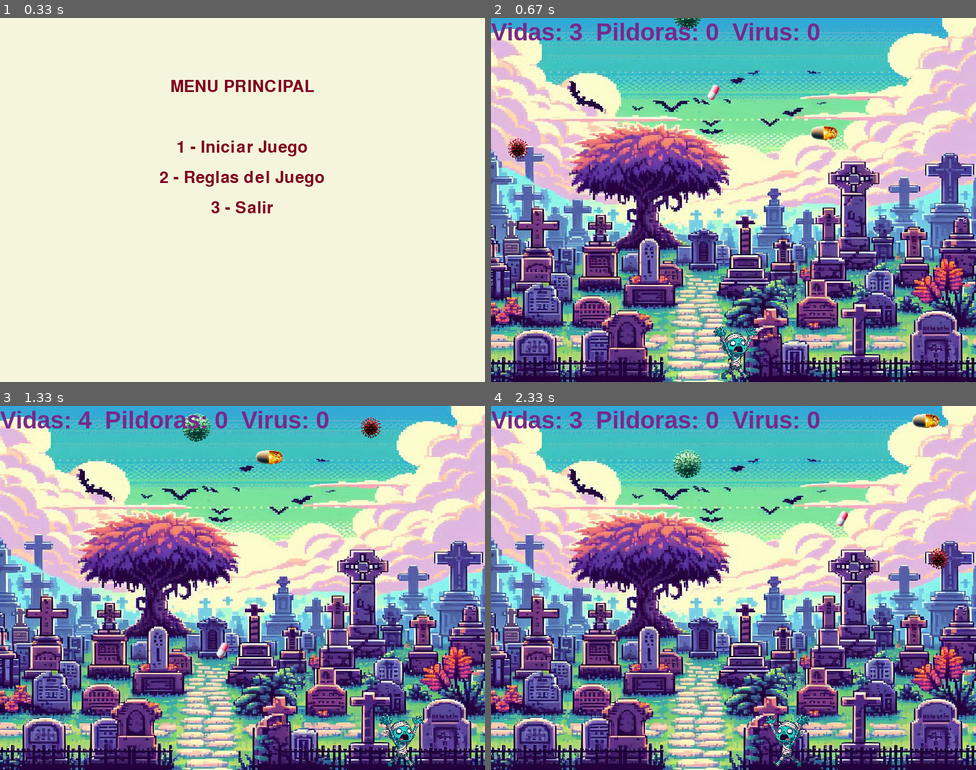
Above: before the commit, frames 1-4 (two rows, left to right).
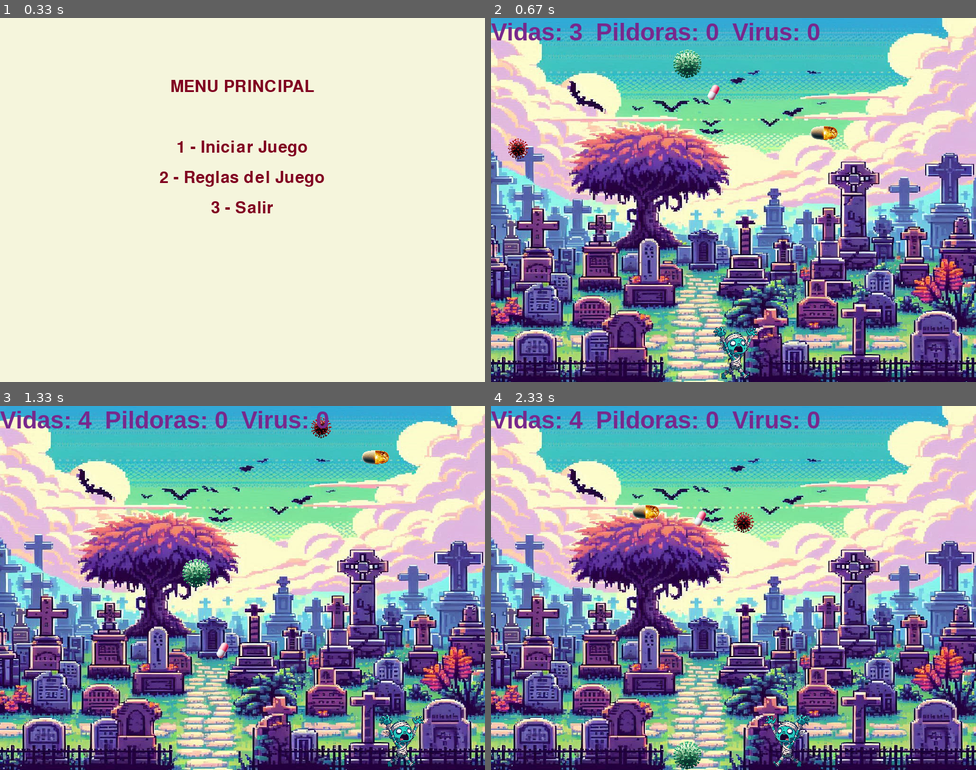
Above: after the commit, the same moments.

Repository: VictoriaCema/Pygame_2doParcial
Game: pygame game, started from main_juego.py
Same seed, same stepped clock (60 frames per second), same inputs: the game is played once before the commit and once after it.
Inputs:
- Up to frame 1 (0.33 s): no input
- Up to frame 2 (0.67 s): tap 1 at 0.33 s
- Up to frame 3 (1.33 s): hold Right 0.67-1.13 s; hold Right from 1.17 s (still down)
- Up to frame 4 (2.33 s): release Right at 1.63 s; hold Left 1.67-2.2 s; hold Left from 2.23 s (still down)

Frame 1 is identical in both runs. In frame 2, 0.4% of the frame differs, in the area x 37-44%, y 0-17%; in frame 3, 1.2%; in frame 4, 1.5%, in the area x 16-95%, y 1-100%.

Commit message:
Optimice las funciones de actualizar objetos y la de colliciones

Diff:
--- a/main_juego.py
+++ b/main_juego.py
@@ -1,7 +1,7 @@
 import pygame
 from modules.variables import *
 from modules.funciones import *
-
+from modules.tester import *
 # Inicializar Pygame
 pygame.init()
 
@@ -17,7 +17,7 @@
 pygame.display.set_icon(icono)
 
 # Bucle inicial, muestra el menu principal con las reglas del juego
-ejecutando = 1
+
 while ejecutando == 1:
     opcion = mostrar_menu(ventana, medidas_ventana, beige_clarito)
 
@@ -25,10 +25,8 @@
 
         # Reiniciar estado del jugador y posiciones por si se elije jugar otra partida
         estado_jugador, x_pildora, y_pildora, x_virus, y_virus, x_somvicks, y_somvicks, x_virus_mortal, y_virus_mortal, x_pildora_salvadora, y_pildora_salvadora = inicializar_estado_juego()
-        resultado = None
-        direccion = "derecha"
 
-        jugando = 1 # Bucle del juego propiamente dicho
+        # Bucle del juego propiamente dicho
         while jugando == 1:
 
             for event in pygame.event.get():
@@ -40,10 +38,15 @@
             teclas = pygame.key.get_pressed()
             x_somvicks, direccion = mover_personaje(teclas, x_somvicks, direccion)
 
-            # Hacer que la pildora, el virus comun, el virus mortal y la pildora salvadora caigan
-            x_pildora, y_pildora = actualizar_pildora(x_pildora, y_pildora)
-            x_virus, y_virus = actualizar_virus(x_virus, y_virus)
-            x_virus_mortal, y_virus_mortal = actualizar_virus_mortal(x_virus_mortal, y_virus_mortal)
+            # Hacer que los objetos caigan
+            x_pildora, y_pildora = actualizar_objeto("pildora", x_pildora, y_pildora, velocidad_pildora, ancho_pildora, alto_pildora)
+
+            velocidad_virus = aumentar_velocidad_virus(velocidad_virus)
+
+            x_virus, y_virus = actualizar_objeto("virus", x_virus, y_virus, velocidad_virus, ancho_virus, alto_virus)
+
+            x_virus_mortal, y_virus_mortal = actualizar_objeto("virus_mortal",x_virus_mortal, y_virus_mortal, velocidad_virus_mortal, ancho_virus, alto_virus)
+
             x_pildora_salvadora, y_pildora_salvadora = actualizar_pildora_salvadora(x_pildora_salvadora, y_pildora_salvadora, probabilidad_pildora_salvadora)
 
             # Rectangulos de cada objeto colisionable
@@ -54,16 +57,16 @@
             rect_pildora_salvadora = pygame.Rect(x_pildora_salvadora, y_pildora_salvadora, ancho_pildora_salvadora, alto_pildora_salvadora)
 
             # Colisión con píldora
-            x_pildora, y_pildora, ganado = detectar_colision_pildora(rect_somvicks, rect_pildora, estado_jugador, medidas_ventana, sonido_pildora)
+            x_pildora, y_pildora, ganado = detectar_colision("pildora",rect_somvicks, rect_pildora, estado_jugador, medidas_ventana)
 
             # Colisión con virus
-            x_virus, y_virus, colision = detectar_colision_virus(rect_somvicks, rect_virus, estado_jugador, medidas_ventana, sonido_virus)
+            x_virus, y_virus, colision = detectar_colision("virus", rect_somvicks, rect_virus, estado_jugador, medidas_ventana)
 
             # Colisión con virus mortal
-            x_virus_mortal, y_virus_mortal, colision = detectar_colision_virus_mortal(rect_somvicks, rect_virus_mortal, estado_jugador, medidas_ventana, sonido_virus)
+            x_virus_mortal, y_virus_mortal, colision = detectar_colision("virus_mortal", rect_somvicks, rect_virus_mortal, estado_jugador, medidas_ventana )
 
             # Colision con pildora salvadora
-            x_pildora_salvadora, y_pildora_salvadora, ganado1 = detectar_colision_pildora_salvadora(rect_somvicks, rect_pildora_salvadora, estado_jugador, medidas_ventana, sonido_pildora)
+            x_pildora_salvadora, y_pildora_salvadora, ganado1 = detectar_colision("pildora_salvadora", rect_somvicks, rect_pildora_salvadora, estado_jugador, medidas_ventana)
 
             #actualizar_estado_jugador(estado_jugador)
             resultado, jugando = chequear_ganar_perder(estado_jugador)
--- a/modules/funciones.py
+++ b/modules/funciones.py
@@ -6,70 +6,6 @@
     pygame.mixer.music.load(musica) # Esta funcion carga la musica
     pygame.mixer.music.set_volume(volumen)  # Ajusta el volumen (0.0 a 1.0)
     pygame.mixer.music.play(-1)  # Esto repite la música indefinidamente
-
-def detectar_colision_pildora(rect_personaje, rect_pildora, estado_jugador, medidas_ventana, sonido_pildora):
-    """Maneja la colisión entre Somvicks y la píldora."""
-    if rect_personaje.colliderect(rect_pildora):
-        sonido_pildora.play()
-        estado_jugador["pildoras"] += 1
-        print(f"¡Pildoras recogidas: {estado_jugador['pildoras']}!")
-
-        if estado_jugador["pildoras"] >9:
-            global velocidad_virus
-            velocidad_virus +=2
-        # Reiniciar la posición de la píldora
-        x_pildora = random.randint(0, medidas_ventana[0] - rect_pildora.width)
-        y_pildora = -rect_pildora.height
-        return x_pildora, y_pildora, True
-
-    return rect_pildora.x, rect_pildora.y, False
-
-def detectar_colision_virus(rect_personaje, rect_virus, estado_jugador, medidas_ventana, sonido_virus):
-    """Maneja la colisión entre Somvicks y el virus."""
-    if rect_personaje.colliderect(rect_virus):
-        sonido_virus.play()
-        estado_jugador["virus"] += 1
-        print(f"¡Virus tocados: {estado_jugador['virus']}!")
-
-        # Reiniciar la posición del virus
-        x_virus = random.randint(0, medidas_ventana[0] - rect_virus.width)
-        y_virus = -rect_virus.height
-        return x_virus, y_virus, True
-    return rect_virus.x, rect_virus.y, False
-
-def detectar_colision_virus_mortal(rect_personaje, rect_virual_mortal, estado_jugador, medidas_ventana, sonido_virus):
-    """Maneja la colisión entre Somvicks y el virus."""
-    if rect_personaje.colliderect(rect_virual_mortal):
-        sonido_virus.play()
-        estado_jugador["vidas"] -= 1
-        print(f"¡Virus mortal tocado, perdiste una vida, vidas restantes: {estado_jugador['vidas']}!")
-        # Reiniciar la posición del virus
-        x_virus_mortal = random.randint(0, medidas_ventana[0] - rect_virual_mortal.width)
-        y_virus_mortal = - rect_virual_mortal.height
-        return x_virus_mortal, y_virus_mortal, True
-    return rect_virual_mortal.x, rect_virual_mortal.y, False
-
-def detectar_colision_pildora_salvadora(rect_personaje, rect_pildora_salvadora, estado_jugador, medidas_ventana, sonido_pildora):
-    '''Muestra la colisión entre Somvicks y la pildora salvadora.'''
-    if rect_personaje.colliderect(rect_pildora_salvadora):
-        sonido_pildora.play()
-        estado_jugador["vidas"] += 1
-        #print(f"¡Pildora salvadora tocada, ganaste una vida, vidas acumuladas: {estado_jugador["vidas"]}!")
-        x_pildora_salvadora = random.randint(0, medidas_ventana[0] - rect_pildora_salvadora.width)
-        y_pildora_salvadora = - rect_pildora_salvadora.height
-        return x_pildora_salvadora, y_pildora_salvadora, True
-    return rect_pildora_salvadora.x, rect_pildora_salvadora.y, False
-
-def mostrar_pantalla_final(ventana, resultado, medidas_ventana, img_ganaste, img_gameover, sonido_ganar, sonido_perder):
-    """Muestra la pantalla final según el resultado del juego."""
-    ventana.fill((0, 0, 0))
-    if resultado == "ganaste":
-        sonido_ganar.play()
-        ventana.blit(img_ganaste, ((medidas_ventana[0] - 400) // 2, (medidas_ventana[1] - 300) // 2))
-    elif resultado == "perdiste":
-        sonido_perder.play()
-        ventana.blit(img_gameover, ((medidas_ventana[0] - 400) // 2, (medidas_ventana[1] - 300) // 2))
-    pygame.display.flip()
 
 def mostrar_menu(ventana, medidas_ventana, beige_clarito):
     """Muestra el menú principal y gestiona las opciones del usuario."""
@@ -147,12 +83,11 @@
 def inicializar_estado_juego():
     """Inicializa las variables del estado del juego y las posiciones."""
     global velocidad_virus #Declara que vamos a modificar la variable global
-    velocidad_virus = 1 #Reinicia la velocidad al valor inicial
+    velocidad_virus = 5 #Reinicia la velocidad al valor inicial
     estado_jugador = {"pildoras": 0, "virus": 0, "vidas": 3}
     x_pildora, y_pildora = random.randint(0, medidas_ventana[0] - ancho_pildora), -alto_pildora
     x_virus, y_virus = random.randint(0, medidas_ventana[0] - ancho_virus), -alto_virus
     x_somvicks, y_somvicks = (medidas_ventana[0] - ancho_somvicks) // 2, medidas_ventana[1] - alto_somvicks
-    #x_virus_mortal, y_virus_mortal = random.randint(0, medidas_ventana[0] - ancho_virus), - alto_virus
     x_virus_mortal, y_virus_mortal = random.randint(0, medidas_ventana[0] - ancho_virus), - alto_virus
     x_pildora_salvadora, y_pildora_salvadora = random.randint(0, medidas_ventana[0] - 35), - 35
     return estado_jugador, x_pildora, y_pildora, x_virus, y_virus, x_somvicks, y_somvicks, x_virus_mortal, y_virus_mortal, x_pildora_salvadora, y_pildora_salvadora
@@ -167,28 +102,18 @@
         direccion = "derecha"
     return x_somvicks, direccion
 
-def actualizar_pildora(x_pildora, y_pildora):
-    """Actualiza la posición de la píldora."""
-    y_pildora += velocidad_pildora
-    if y_pildora > medidas_ventana[1]:
-        x_pildora = random.randint(0, medidas_ventana[0] - ancho_pildora)
-        y_pildora = -alto_pildora
-    return x_pildora, y_pildora
-
-def actualizar_virus(x_virus, y_virus):
-    """Actualiza la posición del virus."""
-    y_virus += velocidad_virus
-    if y_virus > medidas_ventana[1]:
-        x_virus = random.randint(0, medidas_ventana[0] - ancho_virus)
-        y_virus = -alto_virus
-    return x_virus, y_virus
-
-def actualizar_virus_mortal(x_virus_mortal, y_virus_mortal):
-    y_virus_mortal += velocidad_virus_mortal
-    if y_virus_mortal > medidas_ventana[1]:
-        x_virus_mortal = random.randint(0, medidas_ventana[0] - ancho_virus)
-        y_virus_mortal = - alto_virus
-    return x_virus_mortal, y_virus_mortal
+def actualizar_objeto(objeto, x_objeto, y_objeto, velocidad_objeto, ancho_objeto, alto_objeto):
+    # Actualiza los objetos
+    y_objeto += velocidad_objeto
+    if y_objeto > medidas_ventana[1]:
+        x_objeto = random.randint(0, medidas_ventana[0] - ancho_objeto)
+        y_objeto = - alto_objeto
+        return x_objeto, y_objeto
+
+def aumentar_velocidad_virus(velocidad_virus):
+    if estado_jugador["pildoras"] > 9:
+        velocidad_virus = 15
+    return velocidad_virus
 
 def actualizar_pildora_salvadora(x_pildora_salvadora, y_pildora_salvadora, probabilidad_pildora_salvadora):
     y_pildora_salvadora += velocidad_pildora_salvadora
@@ -196,11 +121,64 @@
         if random.random() > probabilidad_pildora_salvadora:
             x_pildora_salvadora = random.randint(0, medidas_ventana[0] - ancho_pildora_salvadora)
             y_pildora_salvadora = - alto_pildora_salvadora
-            #contador_pildora_salvadora = 0 #Reinicia el contador
         else:
-            #contador_pildora_salvadora +=1
             x_pildora_salvadora, y_pildora_salvadora = -100, -100 #La mantiene fuera de la pantalla
     return x_pildora_salvadora, y_pildora_salvadora
+
+def detectar_colision(objeto, rect_personaje, rect_objeto, estado_jugador, medidas_ventana):
+    match objeto:
+        #Maneja la colisión entre Somvicks y la píldora.
+        case "pildora":
+            if rect_personaje.colliderect(rect_objeto):
+                sonido_pildora.play()
+                estado_jugador["pildoras"] += 1
+                print(f"¡Pildoras recogidas: {estado_jugador['pildoras']}!")
+                # Reiniciar la posición de la píldora
+                x_pildora = random.randint(0, medidas_ventana[0] - rect_objeto.width)
+                y_pildora = -rect_objeto.height
+                return x_pildora, y_pildora, True
+        case "virus":
+            '''Muestra la colisión entre Somvicks y el virus.'''
+            if rect_personaje.colliderect(rect_objeto):
+                sonido_virus.play()
+                estado_jugador["virus"] += 1
+                print(f"¡Virus tocados: {estado_jugador['virus']}!")
+                # Reiniciar la posición del virus
+                x_virus = random.randint(0, medidas_ventana[0] - rect_objeto.width)
+                y_virus = -rect_objeto.height
+                return x_virus, y_virus, True
+        case "virus_mortal":
+        #Maneja la colisión entre Somvicks y el virus."""
+            if rect_personaje.colliderect(rect_objeto):
+                sonido_virus.play()
+                estado_jugador["vidas"] -= 1
+                print(f"¡Virus mortal tocado, perdiste una vida, vidas restantes: {estado_jugador['vidas']}!")
+                # Reiniciar la posición del virus
+                x_virus_mortal = random.randint(0, medidas_ventana[0] - rect_objeto.width)
+                y_virus_mortal = - rect_objeto.height
+                return x_virus_mortal, y_virus_mortal, True
+        case "pildora_salvadora":
+        #Muestra la colisión entre Somvicks y la pildora salvadora.'''
+            if rect_personaje.colliderect(rect_objeto):
+                sonido_pildora.play()
+                estado_jugador["vidas"] += 1
+                print(f"¡Pildora salvadora tocada, ganaste una vida, vidas acumuladas: {estado_jugador["vidas"]}!")
+                # Reiniciar la posición de la pildora salvadora
+                x_pildora_salvadora = random.randint(0, medidas_ventana[0] - rect_objeto.width)
+                y_pildora_salvadora = - rect_objeto.height
+                return x_pildora_salvadora, y_pildora_salvadora, True
+    return rect_objeto.x, rect_objeto.y, False
+
+def mostrar_pantalla_final(ventana, resultado, medidas_ventana, img_ganaste, img_gameover, sonido_ganar, sonido_perder):
+    """Muestra la pantalla final según el resultado del juego."""
+    ventana.fill((0, 0, 0))
+    if resultado == "ganaste":
+        sonido_ganar.play()
+        ventana.blit(img_ganaste, ((medidas_ventana[0] - 400) // 2, (medidas_ventana[1] - 300) // 2))
+    elif resultado == "perdiste":
+        sonido_perder.play()
+        ventana.blit(img_gameover, ((medidas_ventana[0] - 400) // 2, (medidas_ventana[1] - 300) // 2))
+    pygame.display.flip()
 
 def dibujar_elementos(ventana, x_somvicks, y_somvicks, x_pildora, y_pildora, x_virus, y_virus, x_virus_mortal, y_virus_mortal, x_pildora_salvadora, y_pildora_salvadora, reloj, direccion):
     """Dibuja los elementos en la pantalla."""
--- /dev/null
+++ b/modules/tester.py
@@ -0,0 +1,54 @@
+import pygame
+from modules.variables import *
+from modules.funciones import *
+
+def actualizar_objeto(objeto, x_objeto, y_objeto, velocidad_objeto, ancho_objeto, alto_objeto):
+    # Actualiza los objetos
+    y_objeto += velocidad_objeto
+    if y_objeto > medidas_ventana[1]:
+        x_objeto = random.randint(0, medidas_ventana[0] - ancho_objeto)
+        y_objeto = - alto_objeto
+    return x_objeto, y_objeto
+
+def actualizar_pildora(x_pildora, y_pildora):
+    """Actualiza la posición de la píldora."""
+    y_pildora += velocidad_pildora
+    if y_pildora > medidas_ventana[1]:
+        x_pildora = random.randint(0, medidas_ventana[0] - ancho_pildora)
+        y_pildora = -alto_pildora
+
+    return x_pildora, y_pildora
+
+def actualizar_virus(x_virus, y_virus):
+    """Actualiza la posición del virus."""
+    global velocidad_virus
+    y_virus += velocidad_virus
+    if y_virus > medidas_ventana[1]:
+        x_virus = random.randint(0, medidas_ventana[0] - ancho_virus)
+        y_virus = -alto_virus
+    return x_virus, y_virus
+
+def actualizar_virus_mortal(x_virus_mortal, y_virus_mortal):
+    y_virus_mortal += velocidad_virus_mortal
+    if y_virus_mortal > medidas_ventana[1]:
+        x_virus_mortal = random.randint(0, medidas_ventana[0] - ancho_virus)
+        y_virus_mortal = - alto_virus
+    return x_virus_mortal, y_virus_mortal
+
+def actualizar_pildora_salvadora(x_pildora_salvadora, y_pildora_salvadora, probabilidad_pildora_salvadora):
+    y_pildora_salvadora += velocidad_pildora_salvadora
+    if y_pildora_salvadora > medidas_ventana[1]:
+        if random.random() > probabilidad_pildora_salvadora:
+            x_pildora_salvadora = random.randint(0, medidas_ventana[0] - ancho_pildora_salvadora)
+            y_pildora_salvadora = - alto_pildora_salvadora
+        else:
+            x_pildora_salvadora, y_pildora_salvadora = -100, -100 #La mantiene fuera de la pantalla
+    return x_pildora_salvadora, y_pildora_salvadora
+
+    # if objeto == "pildora_salvadora":
+    #     if random.random() > probabilidad_pildora_salvadora:
+    #         x_objeto = random.randint(0, medidas_ventana[0] - ancho_pildora_salvadora)
+    #         y_objeto = - alto_pildora_salvadora
+    #     else:
+    #         x_objeto, y_objeto = -100, -100 #La mantiene fuera de la pantalla
+    # return x_objeto, y_objeto
--- a/modules/variables.py
+++ b/modules/variables.py
@@ -14,26 +14,25 @@
     "pildoras": 0,
     "virus": 0,
 }
-
-# Mostrar el estado inicial del jugador
-print(estado_jugador)
+resultado = None
+direccion = "derecha"
+jugando = 1
+ejecutando = 1
 
 # Carga del Somvicks!! <3
-somvicks = pygame.image.load("C:/Users/Victoria/Desktop/SomvicksPygame/assets/imagenes/pequeñoSomvicksD.png")
-# Achicar a Somvicks
 ancho_somvicks, alto_somvicks = 100, 100
+# Carga del Somvicks que mira a la derecha
 somvicks_D = pygame.transform.scale((pygame.image.load("C:/Users/Victoria/Desktop/SomvicksPygame/assets/imagenes/pequeñoSomvicksD.png")), (ancho_somvicks, alto_somvicks))
+# Carga del Somvicks que mira a la izquierda
 somvicks_I = pygame.transform.scale((pygame.image.load("C:/Users/Victoria/Desktop/SomvicksPygame/assets/imagenes/pequeñoSomvicksI.png")), (ancho_somvicks, alto_somvicks))
 
 # Estas variables guardan los datos de la pildora
-pildora = pygame.image.load("C:/Users/Victoria/Desktop/SomvicksPygame/assets/imagenes/pildora.png")
 ancho_pildora, alto_pildora = 35, 35
-pildora = pygame.transform.scale(pildora, (ancho_pildora, alto_pildora))
+pildora = pygame.transform.scale(pygame.image.load("C:/Users/Victoria/Desktop/SomvicksPygame/assets/imagenes/pildora.png"), (ancho_pildora, alto_pildora))
 
 # Estas variables guardan los datos del virus verde
-virus = pygame.image.load("C:/Users/Victoria/Desktop/SomvicksPygame/assets/imagenes/virus.png")
 ancho_virus, alto_virus = 50, 50
-virus = pygame.transform.scale(virus, (ancho_virus, alto_virus))
+virus = pygame.transform.scale(pygame.image.load("C:/Users/Victoria/Desktop/SomvicksPygame/assets/imagenes/virus.png"), (ancho_virus, alto_virus))
 
 #Estas variables guardan el virus mortal
 virus_mortal = pygame.transform.scale(pygame.image.load("C:/Users/Victoria/Desktop/SomvicksPygame/assets/imagenes/virus1.png"), (ancho_virus, alto_virus))
@@ -41,24 +40,21 @@
 #Estas variables guardan la pildora salvadora
 ancho_pildora_salvadora, alto_pildora_salvadora = 50, 50
 pildora_salvadora = pygame.transform.scale(pygame.image.load("C:/Users/Victoria/Desktop/SomvicksPygame/assets/imagenes/pildora_salvadora.png"), (alto_pildora_salvadora, ancho_pildora_salvadora))
-probabilidad_pildora_salvadora = 0.5  # Ajusta este valor para cambiar la frecuencia
+probabilidad_pildora_salvadora = 0.1 # Ajusta este valor para cambiar la frecuencia
 
 # Fondo
-imagen_fondo = pygame.image.load("C:/Users/Victoria/Desktop/SomvicksPygame/assets/imagenes/fondo2.png")
-imagen_fondo = pygame.transform.scale(imagen_fondo, medidas_ventana)
+imagen_fondo = pygame.transform.scale(pygame.image.load("C:/Users/Victoria/Desktop/SomvicksPygame/assets/imagenes/fondo2.png"), medidas_ventana)
 
 # estas variables guardan la imagen que aparece cuando perdes
-game_over_img = pygame.image.load("C:/Users/Victoria/Desktop/SomvicksPygame/assets/imagenes/gameover.png")
-game_over_img = pygame.transform.scale(game_over_img, (700, 500))
+game_over_img = pygame.transform.scale(pygame.image.load("C:/Users/Victoria/Desktop/SomvicksPygame/assets/imagenes/gameover.png"), (700, 500))
 
 # Estas variables pertenece a la imagen que aparece cuando ganas
-ganaste_img = pygame.image.load("C:/Users/Victoria/Desktop/SomvicksPygame/assets/imagenes/ganaste.png")
-ganaste_img = pygame.transform.scale(ganaste_img, (700, 500))
+ganaste_img = pygame.transform.scale(pygame.image.load("C:/Users/Victoria/Desktop/SomvicksPygame/assets/imagenes/ganaste.png"), (700, 500))
 
 
 # Posición inicial del personaje
 x_somvicks = (medidas_ventana[0] - ancho_somvicks) // 2  # Centrado horizontalmente
-y_somvicks = 850 #medidas_ventana[1] + alto_somvicks  # En el borde inferior
+y_somvicks = 850 # En el borde inferior
 
 # Velocidad de movimiento del personaje
 velocidad_personaje = 7
@@ -71,7 +67,7 @@
 # Variables del virus
 x_virus = random.randint(0, medidas_ventana[0] - ancho_virus)
 y_virus = -alto_virus
-velocidad_virus = 10
+velocidad_virus = 5
 
 # Variables del virus mortal
 x_virus_mortal = random.randint(0, medidas_ventana[0] - ancho_virus)
